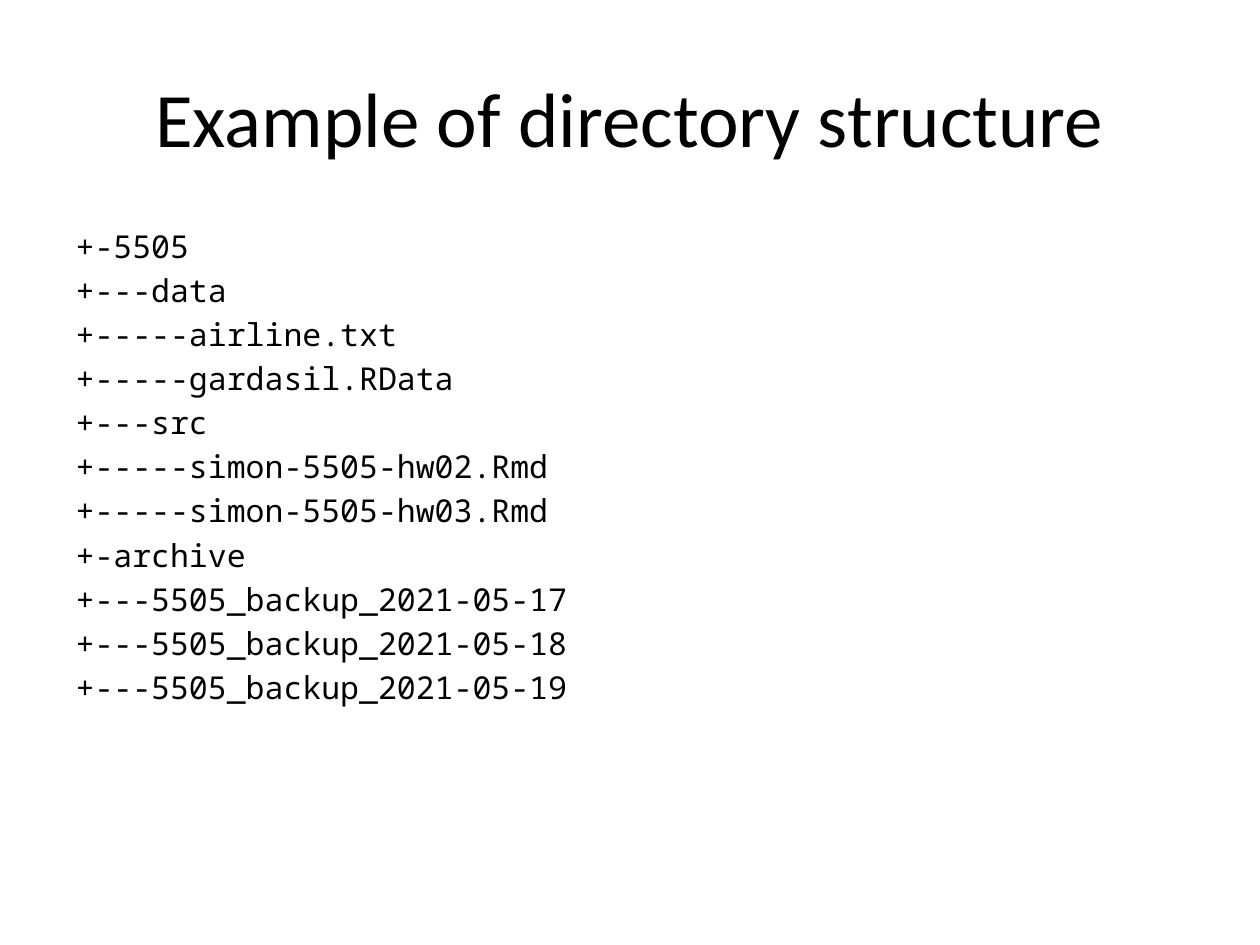
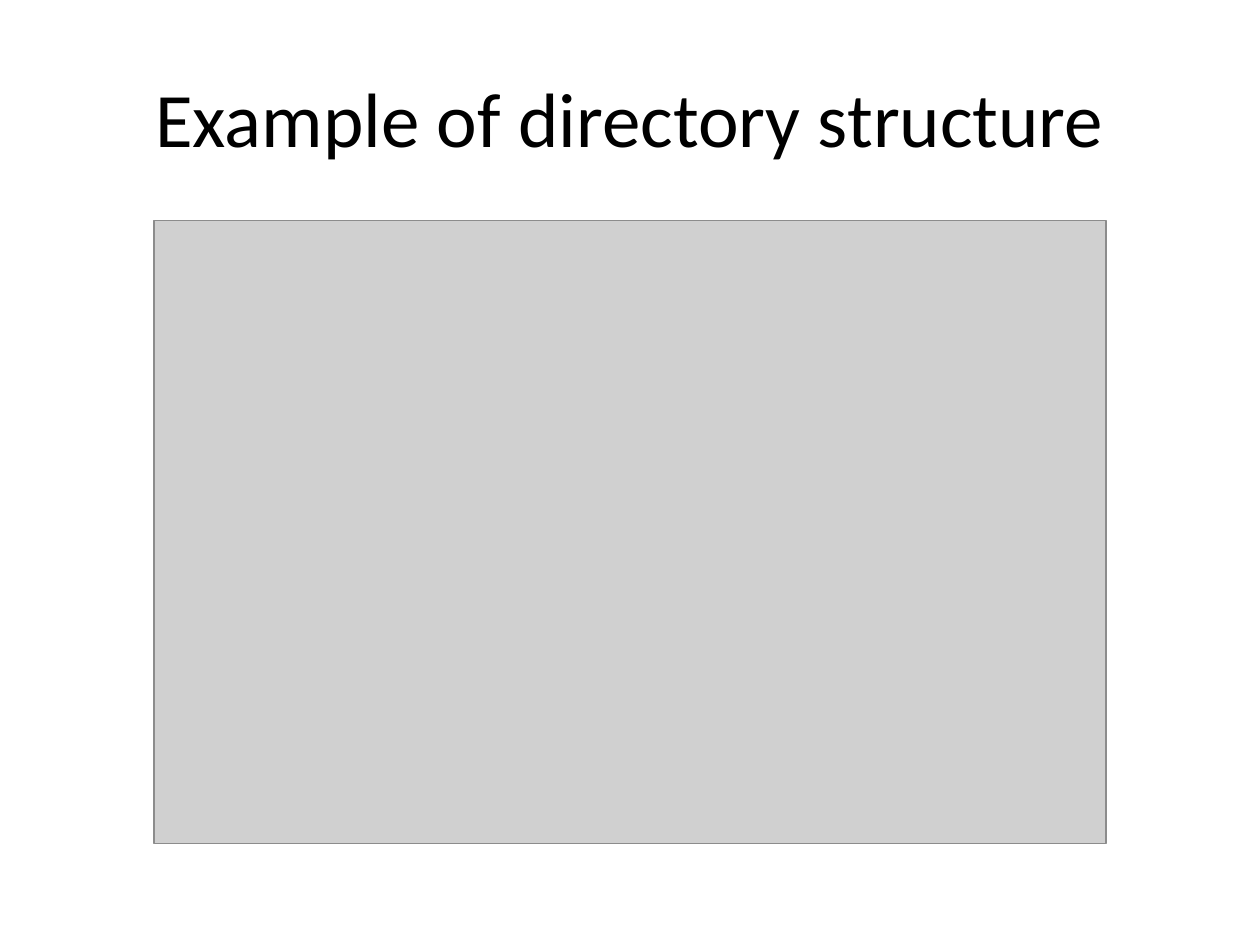
Before and after one commit to pmean/classes, a slide deck: slide 5 of software-engineering/results/programming-expectations.pptx. Drawn at 1260x945 pixels with LibreOffice and Linux fonts; fonts in the diff are those of the drawing; grey boxes stand for pictures. Boxes give left, top, right and bottom in pixels: in the first picture for what was removed or moved away, otherwise in the second. Text is boxed around its words. In the diff, an @@ line names an element or a change of style, - is before the commit and + after.

```diff
--- a/software-engineering/results/programming-expectations.pptx
+++ b/software-engineering/results/programming-expectations.pptx
@@ text removed at [76, 235, 567, 707] @@
-+-5505
-+---data
-+-----airline.txt
-+-----gardasil.RData
-+---src
-+-----simon-5505-hw02.Rmd
-+-----simon-5505-hw03.Rmd
-+-archive
-+---5505_backup_2021-05-17
-+---5505_backup_2021-05-18
-+---5505_backup_2021-05-19
@@ picture added at [154, 220, 1106, 843] @@
```
Also in this commit, not shown: 13 other slides changed, 2 slides added, 1 slide removed, 25 other files.
